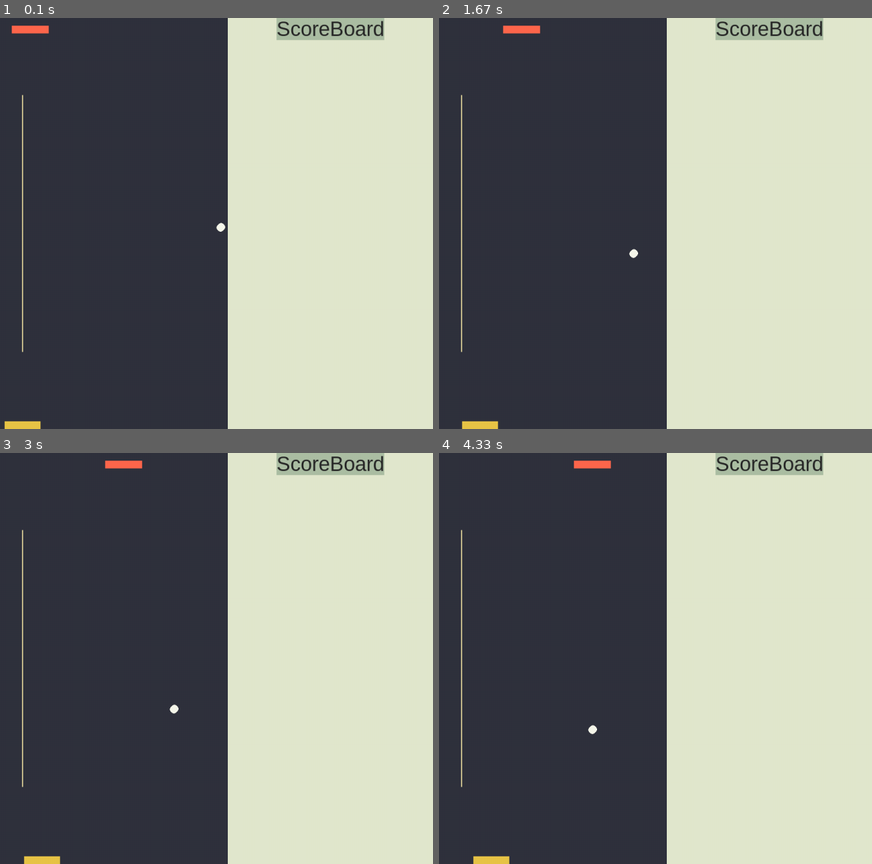
Above: before the commit, frames 1-4 (two rows, left to right).
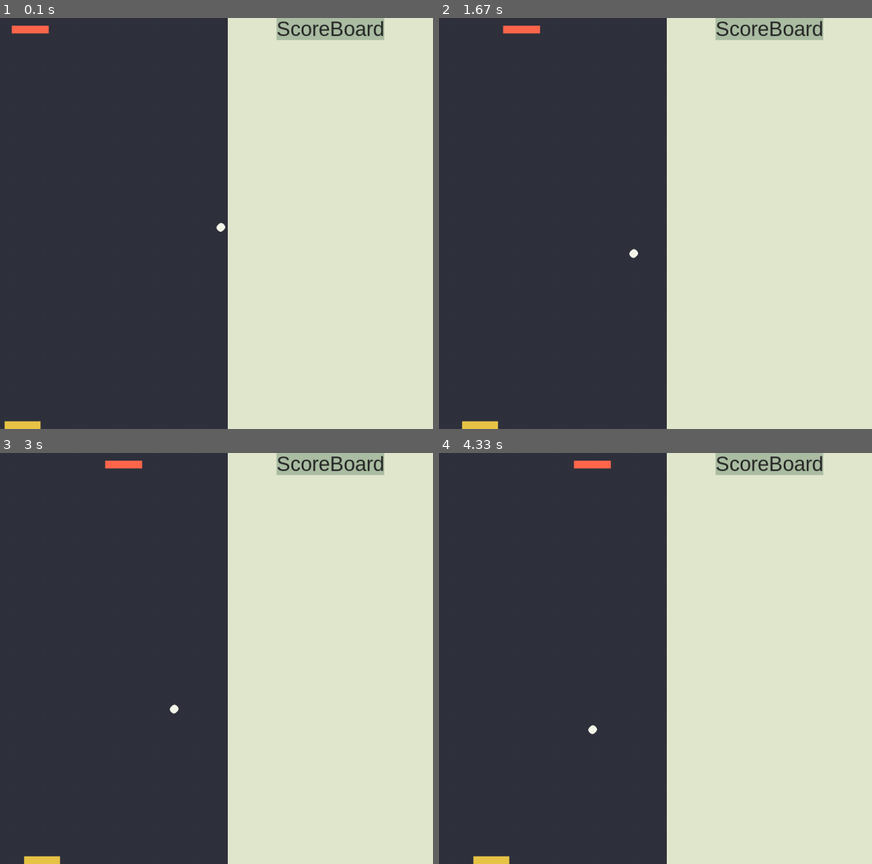
Above: after the commit, the same moments.

Repository: vibhatsu08/pong-game-pygame
Game: pygame game, started from game.py
Same seed, same stepped clock (60 frames per second), same inputs: the game is played once before the commit and once after it.
Inputs:
- Up to frame 1 (0.1 s): no input
- Up to frame 2 (1.67 s): hold Right 0.33-0.8 s; hold Right 0.83-1.3 s; hold Left from 1.33 s (still down)
- Up to frame 3 (3 s): release Left at 1.87 s; hold Left 1.9-2.3 s; hold Right 2.33-2.97 s
- Up to frame 4 (4.33 s): hold Left 3-3.47 s; hold Right 3.5-3.97 s; hold Right from 4 s (still down)

The runs differ from the first frame. In frame 1, 0.2% of the frame differs, in the area x 5-6%, y 18-82%; in frame 2, 0.2%; in frame 3, 0.2%; in frame 4, 0.2%.

Commit message:
Removed the internal walls from the game.

Diff:
--- a/game.py
+++ b/game.py
@@ -88,25 +88,25 @@
 
 enemy = Enemy()
 
-
-class InternalWalls(pygame.sprite.Sprite):
-    def __init__(self):
-        super(InternalWalls, self).__init__()
-        self.internalWallsWidth = internalWallsWidth
-        self.internalWallsHeight = internalWallsHeight
-        self.surface = pygame.Surface((internalWallsWidth, internalWallsHeight))
-        self.rect = self.surface.get_rect()
-        self.image = self.surface
-        self.surface.fill(pygame.Color("#F0E2A3"))
-        # self.rect.x = (screenWidth - columnWidth - self.internalWallsWidth) // 2
-        # self.rect.y = (screenHeight - self.internalWallsHeight)
-        self.rect = self.surface.get_rect(center=(gameAreaWidth // 2, screenHeight // 2))
-
-    # def updateInternalWall(self):
-    #     pass
-
-
-internalWalls = InternalWalls()
+#
+# class InternalWalls(pygame.sprite.Sprite):
+#     def __init__(self):
+#         super(InternalWalls, self).__init__()
+#         self.internalWallsWidth = internalWallsWidth
+#         self.internalWallsHeight = internalWallsHeight
+#         self.surface = pygame.Surface((internalWallsWidth, internalWallsHeight))
+#         self.rect = self.surface.get_rect()
+#         self.image = self.surface
+#         self.surface.fill(pygame.Color("#F0E2A3"))
+#         # self.rect.x = (screenWidth - columnWidth - self.internalWallsWidth) // 2
+#         # self.rect.y = (screenHeight - self.internalWallsHeight)
+#         self.rect = self.surface.get_rect(center=(gameAreaWidth // 2, screenHeight // 2))
+#
+#     # def updateInternalWall(self):
+#     #     pass
+#
+#
+# internalWalls = InternalWalls()
 
 
 class Ball(pygame.sprite.Sprite):
@@ -138,9 +138,9 @@
         if self.rect.colliderect(enemy.rect):
             self.speed[1] = -self.speed[1] + 1
             ballHitEnemy_Sound.play()
-        if self.rect.colliderect(internalWalls):
-            ballHitWall_Sound.play()
-            self.speed[0] = -self.speed[0]
+        # if self.rect.colliderect(internalWalls):
+        #     ballHitWall_Sound.play()
+        #     self.speed[0] = -self.speed[0]
 
 
 ball = Ball()
@@ -149,7 +149,7 @@
 allSprites = pygame.sprite.Group()
 allSprites.add(player)
 allSprites.add(enemy)
-allSprites.add(internalWalls)
+# allSprites.add(internalWalls)
 allSprites.add(ball)
 
 scoreBoardWidth = 400
@@ -192,7 +192,7 @@
     screen.blit(ball.surface, ball.rect)
     screen.blit(enemy.surface, enemy.rect)
     screen.blit(ball.surface, ball.rect)
-    screen.blit(internalWalls.surface, internalWalls.rect)
+    # screen.blit(internalWalls.surface, internalWalls.rect)
 
     scoreBoard.drawBoard(screen)
 
